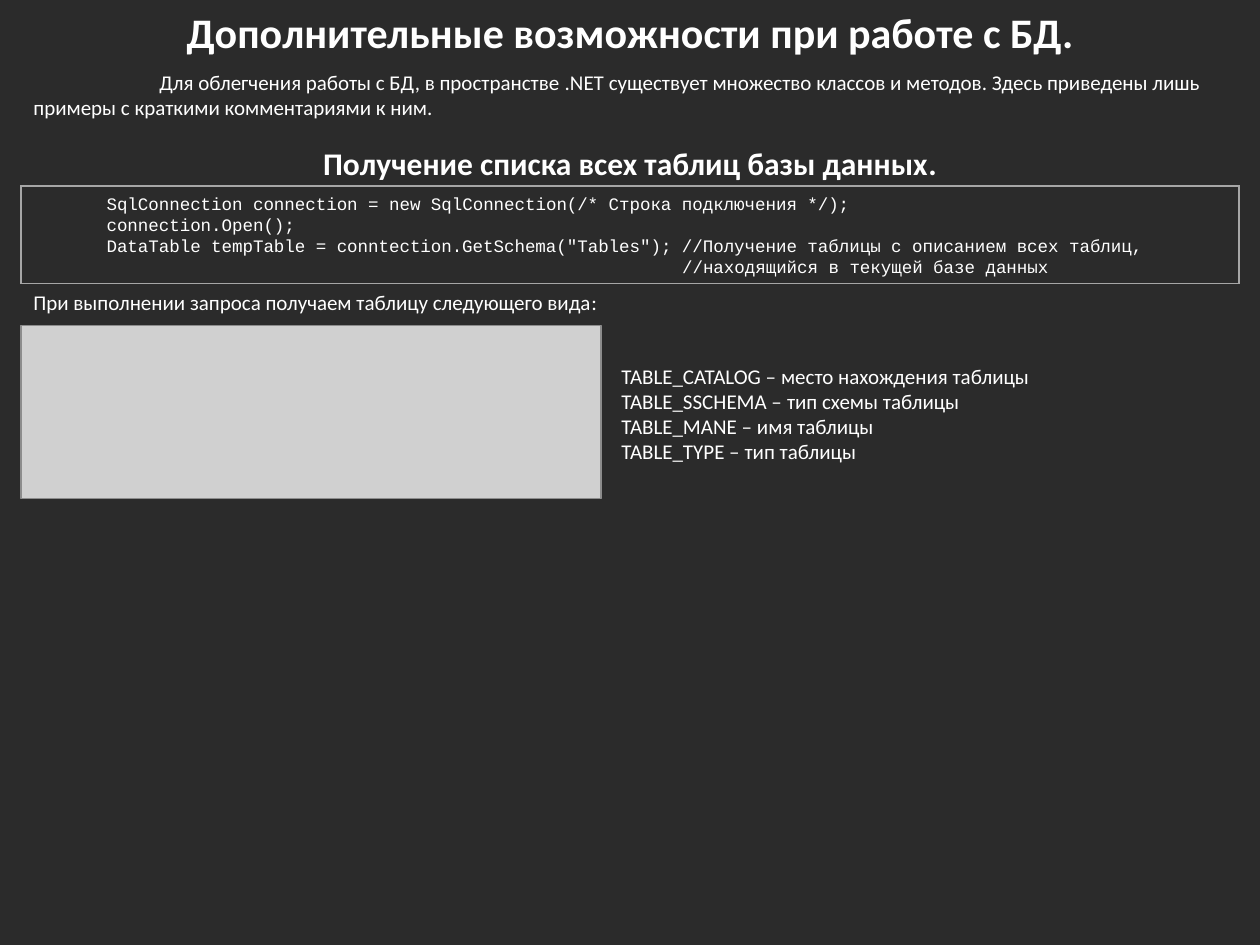
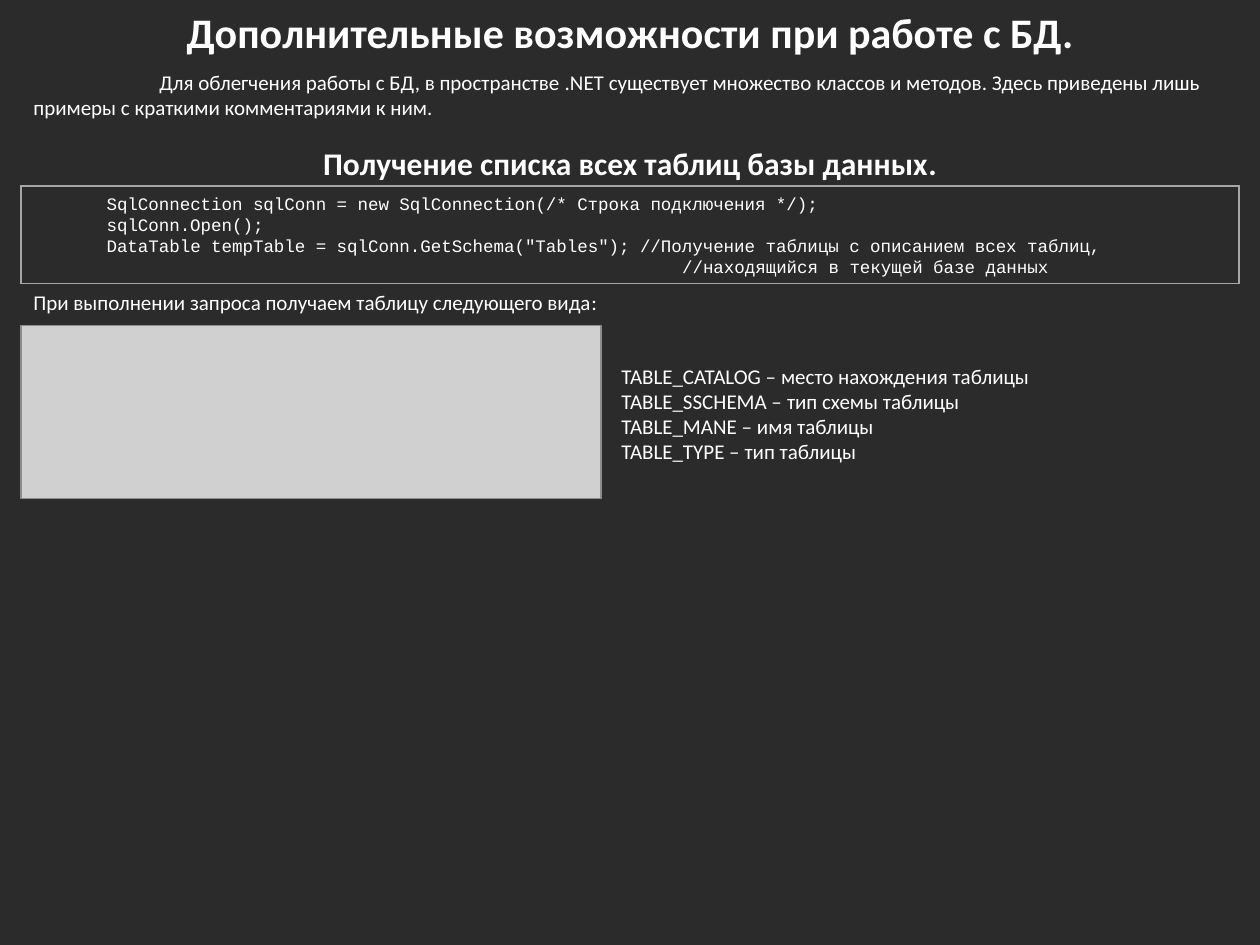
Before and after one commit to bazile/Training, a slide deck: slide 28 of Presentation/lesson-10-adonet.pptx. Drawn at 1260x945 pixels with LibreOffice and Linux fonts; fonts in the diff are those of the drawing; grey boxes stand for pictures; background and template pictures are left out; a plain dark background stands for a picture behind light text. Boxes give left, top, right and bottom in pixels: in the first picture for what was removed or moved away, otherwise in the second. Text is boxed around its words. In the diff, an @@ line names an element or a change of style, - is before the commit and + after.

```diff
--- a/Presentation/lesson-10-adonet.pptx
+++ b/Presentation/lesson-10-adonet.pptx
@@ text in rectangle at (107, 198, 1100, 256): text changed @@
-SqlConnection connection = new SqlConnection(/* Строка подключения */);
-connection.Open();
-DataTable tempTable = conntection.GetSchema("Tables"); //Получение таблицы с описанием всех таблиц,
+SqlConnection sqlConn = new SqlConnection(/* Строка подключения */);
+sqlConn.Open();
+DataTable tempTable = sqlConn.GetSchema("Tables"); //Получение таблицы с описанием всех таблиц,
```
Also in this commit, not shown: 9 other slides changed.
